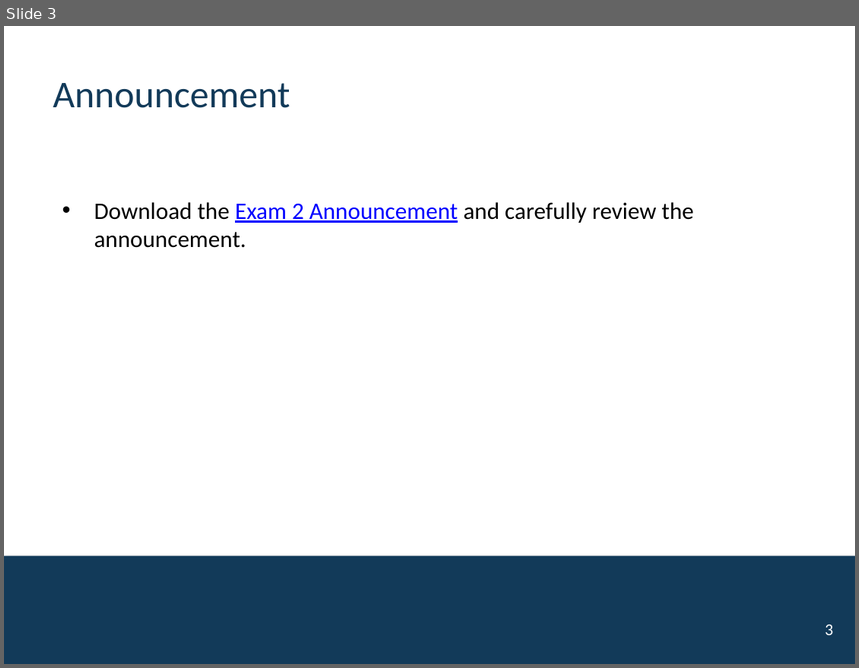
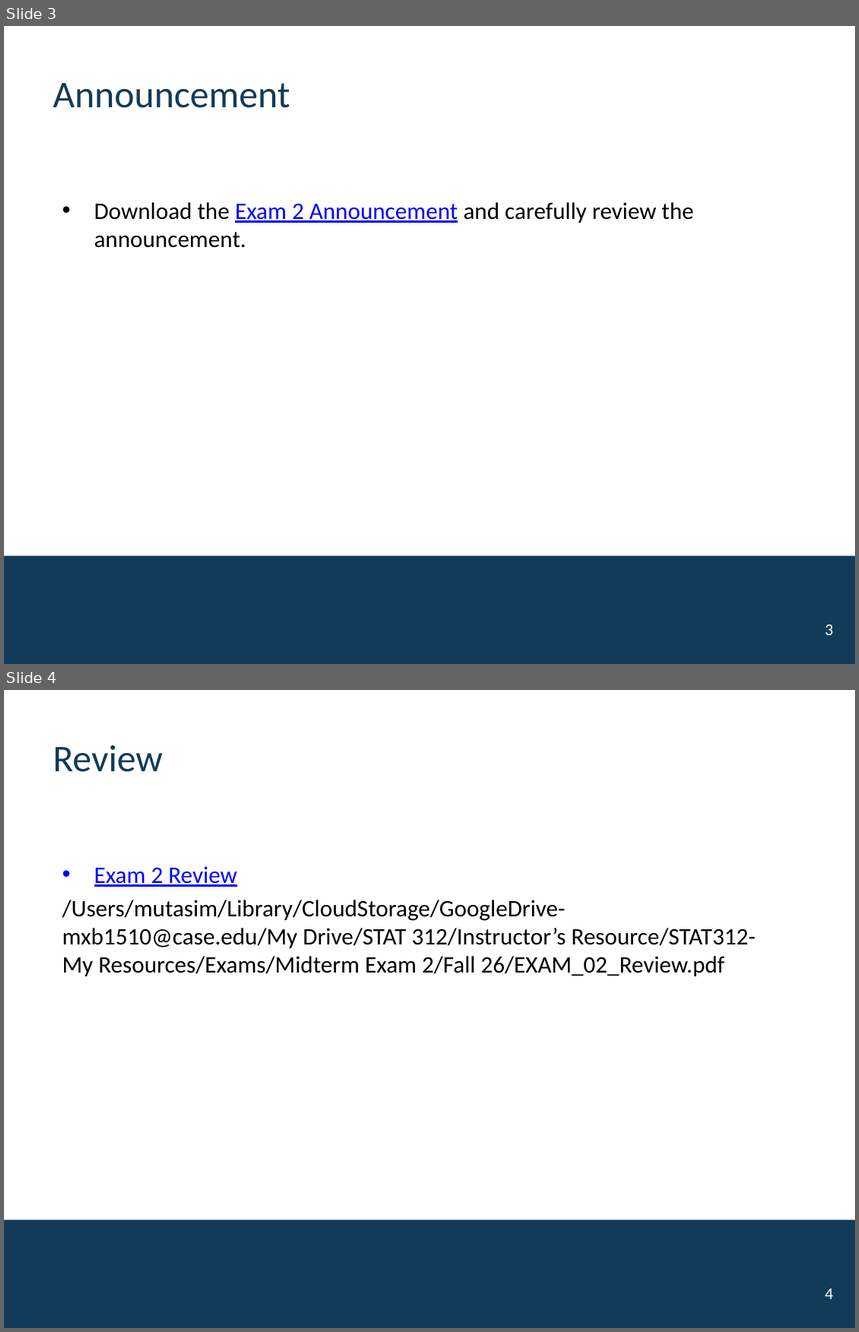
Before and after one commit to mutasim221B/CWRU-STAT-312-Fall-26, a slide deck: docs/activities/Exam2.pptx. Shown one above the other, each under a label of ours: slide 3 before the commit, slides 3 and 4 after it. The pictures are 859x668 and 859x1332 pixels, drawn with LibreOffice and Linux fonts; fonts in the diff are those of the drawing; background and template pictures are left out. Boxes give left, top, right and bottom in pixels: in the first picture for what was removed or moved away, otherwise in the second. Text is boxed around its words. In the diff, an @@ line names an element or a change of style, - is before the commit and + after.

```diff
--- a/docs/activities/Exam2.pptx
+++ b/docs/activities/Exam2.pptx
@@ slide 4 added at bbox=[4, 690, 855, 1328], background #FFFFFF; not listed: 1 template element that a slide beside it also shows @@
@@ title added at bbox=[53, 745, 163, 772], 32 pt, text #123A59 @@
+Review
@@ text added at bbox=[63, 866, 756, 977], 20 pt, text #000000 @@
+• Exam 2 Review
+/Users/mutasim/Library/CloudStorage/GoogleDrive-mxb1510@case.edu/My Drive/STAT 312/Instructor’s Resource/STAT312-My Resources/Exams/Midterm Exam 2/Fall 26/EXAM_02_Review.pdf
@@ page number added at bbox=[825, 1289, 833, 1300], 14 pt, text #FFFFFF @@
+4
```
Also in this commit, not shown: 1 slide removed, 18 other files.
